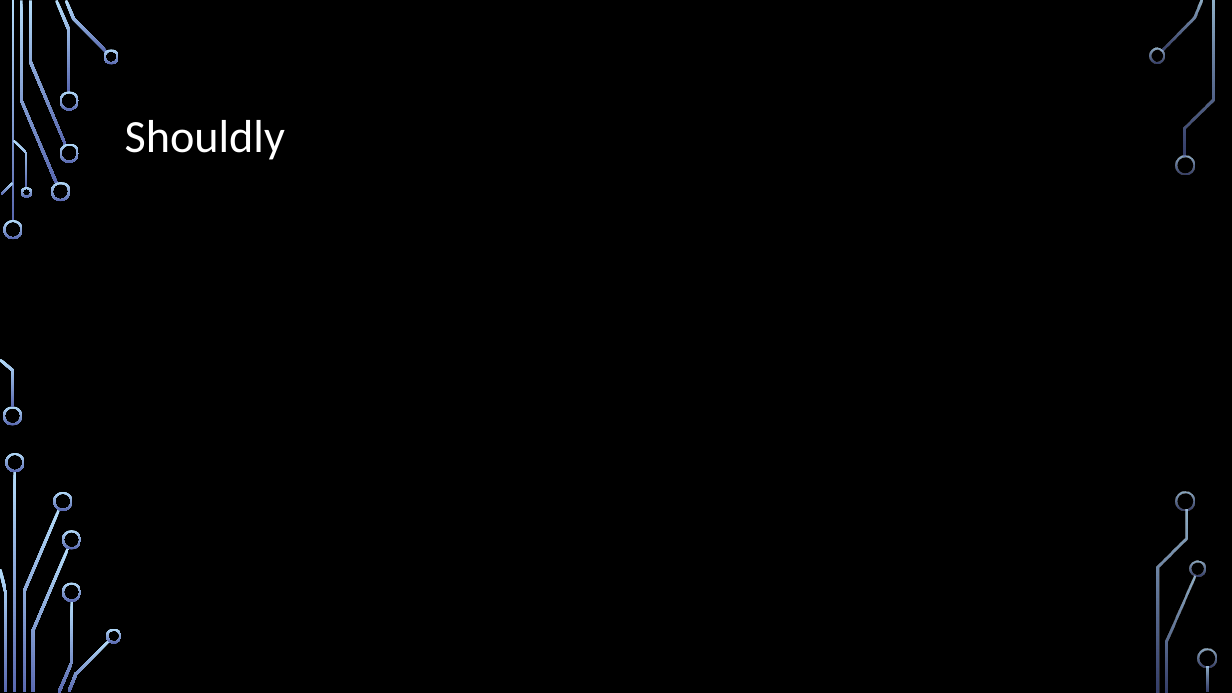
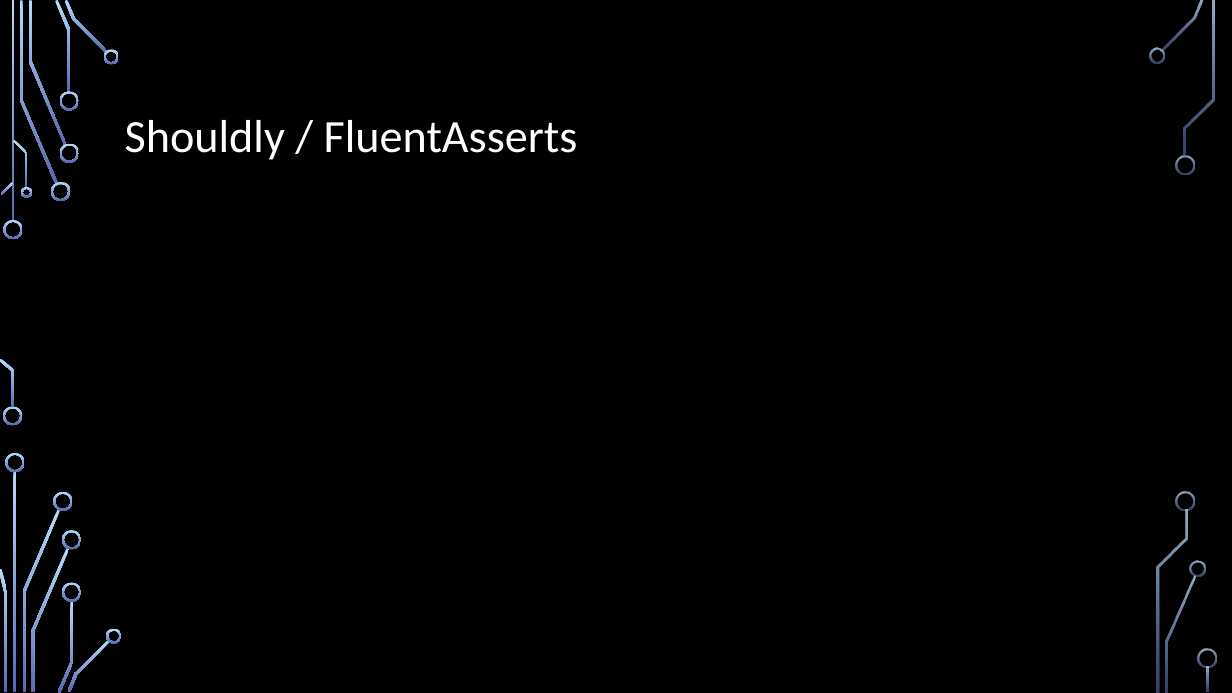
Before and after one commit to IntegerMan/SoftwareQualityTalk, a slide deck: slide 23 of Software Quality Recipes for Legacy.pptx (slide 18 before the commit). Drawn at 1232x693 pixels with LibreOffice and Linux fonts; fonts in the diff are those of the drawing; background and template pictures are left out. Boxes give left, top, right and bottom in pixels: in the first picture for what was removed or moved away, otherwise in the second. Text is boxed around its words. In the diff, an @@ line names an element or a change of style, - is before the commit and + after.

```diff
--- a/Software Quality Recipes for Legacy.pptx
+++ b/Software Quality Recipes for Legacy.pptx
@@ title at (125,120,578,160): text changed @@
-Shouldly
+Shouldly / FluentAsserts
```
Also in this commit, not shown: 7 other slides changed, 8 slides added, 4 slides removed, 10 other files.
